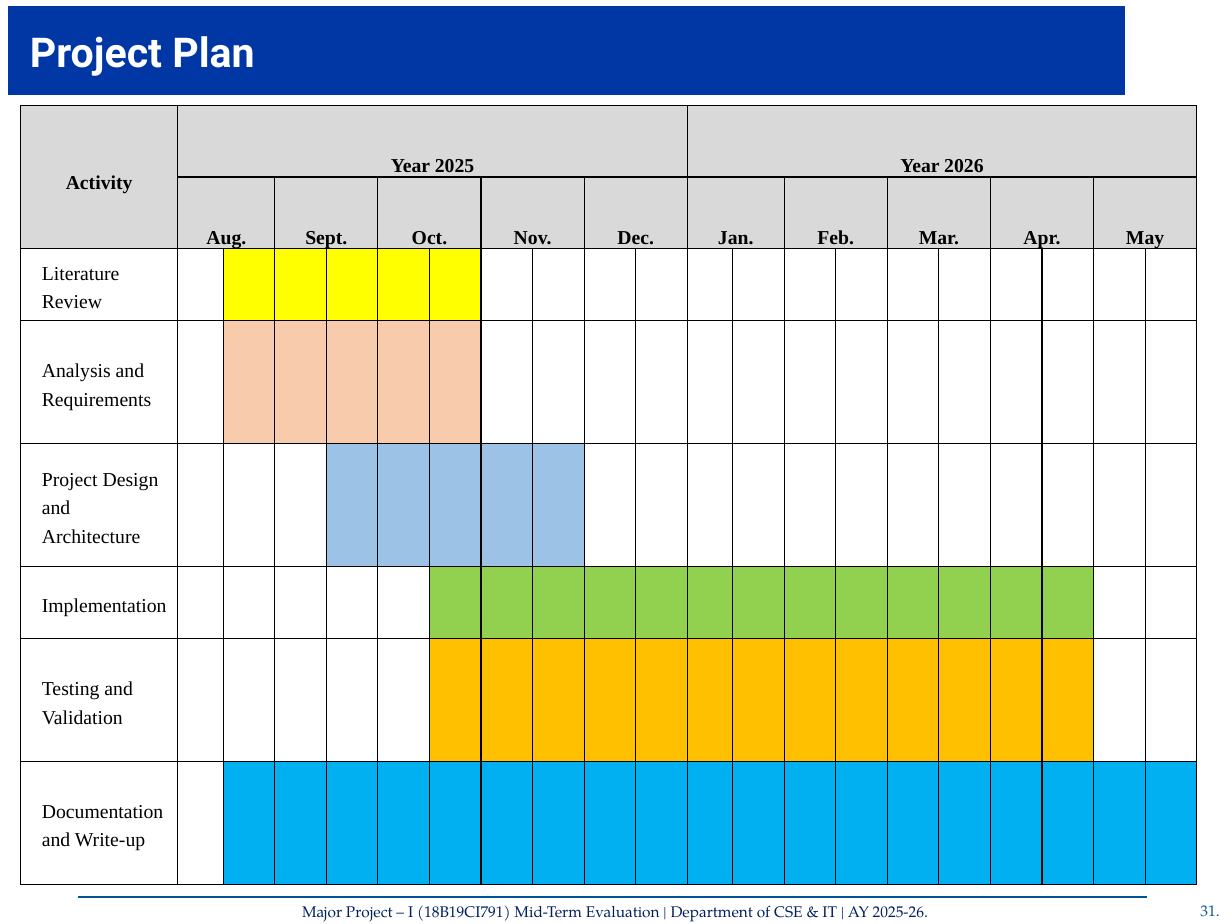
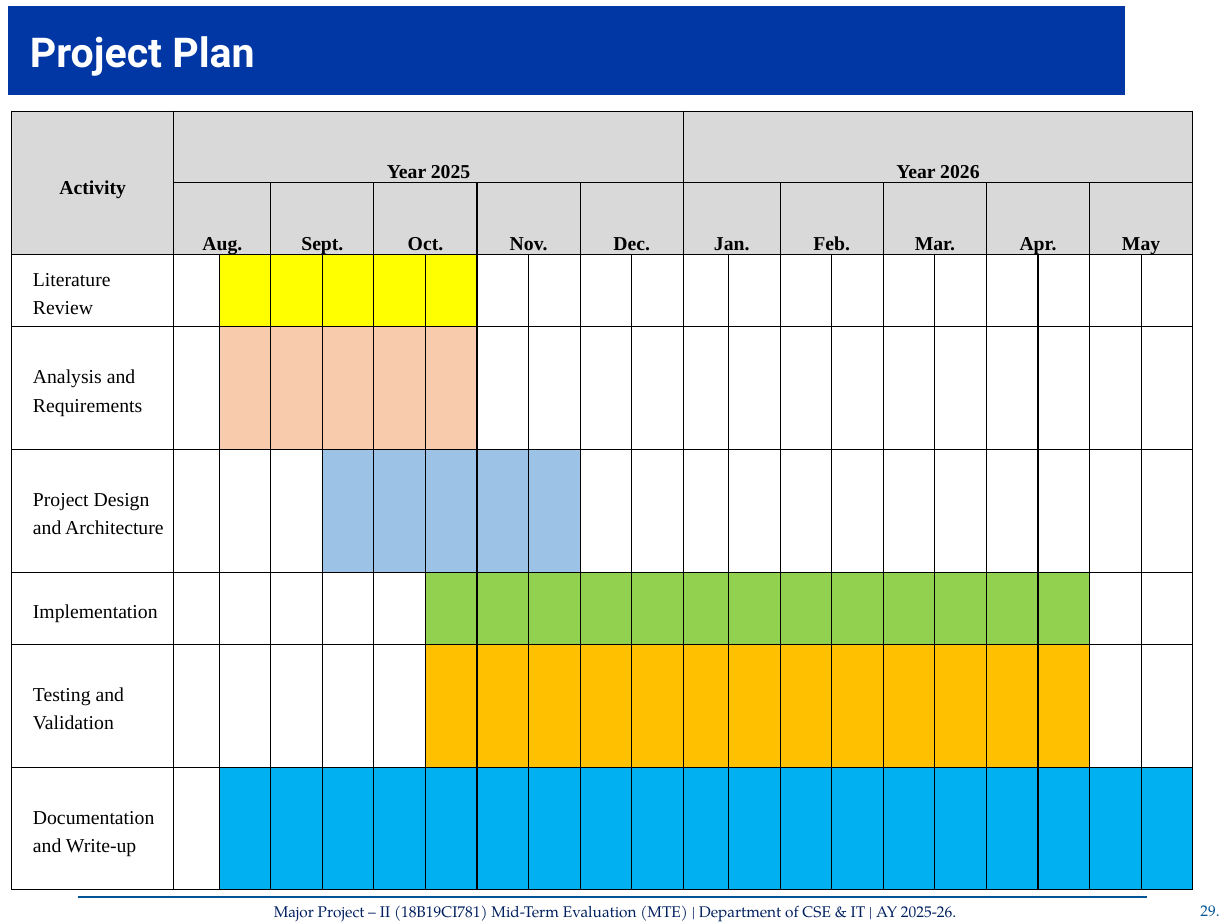
Before and after one commit to GauravThakur04/AI-Agent-for-Github-Workflow-Automation, a slide deck: slide 30 of RG61.pptx (slide 32 before the commit). Drawn at 1232x924 pixels with LibreOffice and Linux fonts; fonts in the diff are those of the drawing; background and template pictures are left out. Boxes give left, top, right and bottom in pixels: in the first picture for what was removed or moved away, otherwise in the second. Text is boxed around its words. In the diff, an @@ line names an element or a change of style, - is before the commit and + after.

```diff
--- a/RG61.pptx
+++ b/RG61.pptx
@@ table: place and size @@
-table at (21, 106, 1201, 855)
+table at (11, 111, 1196, 861)
@@ text at (613, 833, 795, 854): text changed @@
-Monday, September 8, 2025
+Tuesday, March 3, 2026
@@ text at (274, 905, 956, 922): text changed @@
-Major Project – I (18B19CI791) Mid-Term Evaluation | Department of CSE & IT | AY 2025-26.
+Major Project – II (18B19CI781) Mid-Term Evaluation (MTE) | Department of CSE & IT | AY 2025-26.
@@ page number at (1200, 905, 1219, 917): text changed @@
-31.
+29.
```
Also in this commit, not shown: 16 other slides changed, 21 slides added, 18 slides removed.
